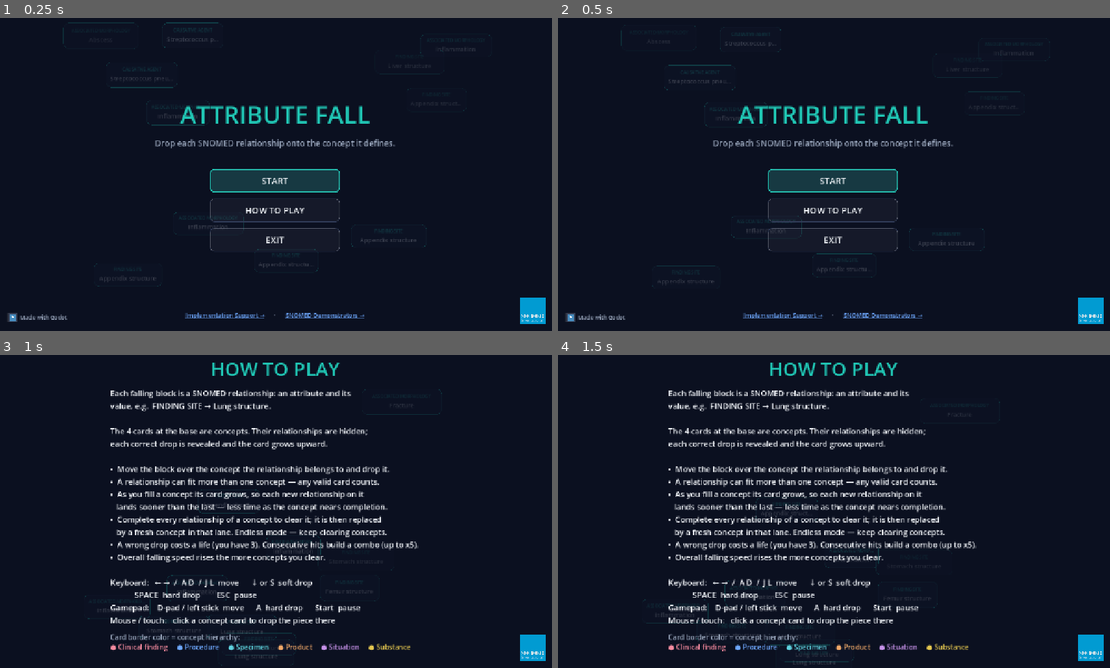
Above: before the commit, frames 1-4 (two rows, left to right).
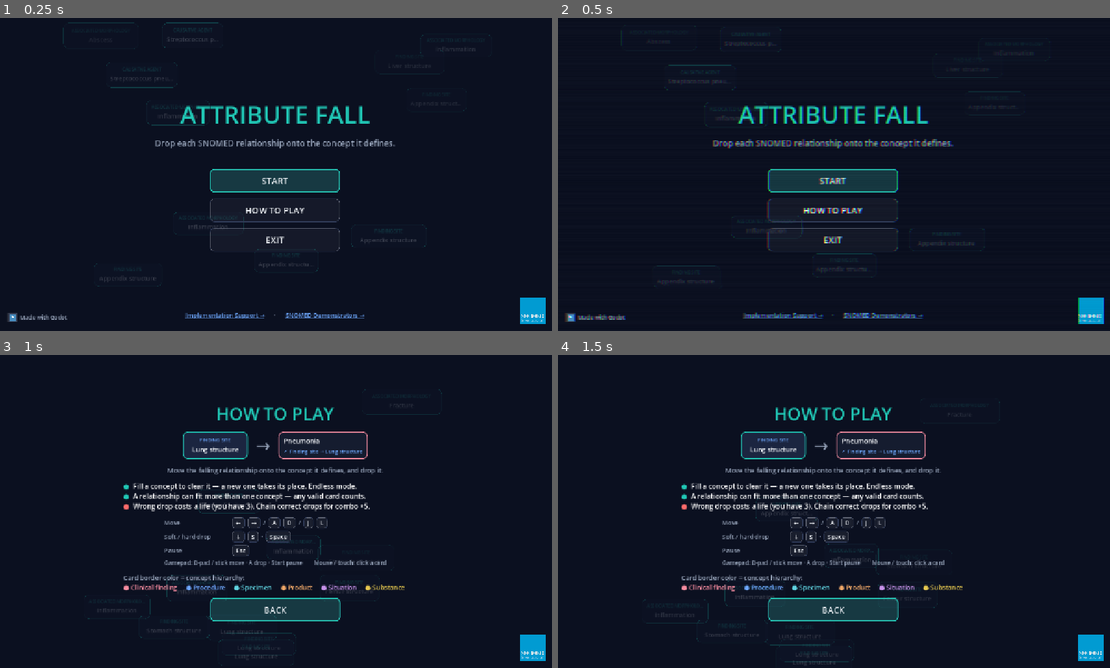
Above: after the commit, the same moments.

Repository: alopezo/attribute-fall
Game: Godot game, scene res://scenes/main.tscn
Two runs of this game, one before a commit and one after it. Both use one fixed random seed, a clock stepped at 60 frames per second and the inputs below. The engine's default icon, where the game draws it, is replaced by a stand-in: a white triangle on a blue panel in a dark square.
Inputs (mouse positions are in pixels of both pictures, inside the frame that each line leads up to):
- Up to frame 1 (0.25 s): no input
- Up to frame 2 (0.5 s): no input
- Up to frame 3 (1 s): click "HOW TO PLAY" at 0.5 s
- Up to frame 4 (1.5 s): move the mouse to (696, 649) at 1.27 s; hold Right (af_right) from 1.28 s (still down); hold Down (af_soft) from 1.28 s (still down); click (696, 649) at 1.42 s

Frame 1 is identical in both runs. In frame 2, 2.5% of the frame differs, in the area x 1-99%, y 2-98%; in frame 3, 14%; in frame 4, 14%, in the area x 19-76%, y 2-95%.

Commit message:
feat/ux: CRT driver, animated game over, graphic How to Play
- CRT overlay: subtle sporadic glitch in menus (prompt on entering a menu) and
  a sharp burst on a wrong drop (shown even mid-game).
- Game over: "GAME OVER" pops in centered, then the menu fades in and pushes it
  up; interaction unlocks after the reveal (covers the anti-reflex lockout).
- How to Play: visual demo (piece -> concept), keycap controls, short bullet
  rules and the hierarchy color legend; replaces the wall of text.

Co-Authored-By: Claude Opus 4.8 <noreply@anthropic.com>

Diff:
--- a/scripts/main.gd
+++ b/scripts/main.gd
@@ -80,6 +80,8 @@
 var howto_panel: Control
 var pause_panel: Control
 var gameover_panel: Control
+var go_title: Label
+var go_reveal: VBoxContainer
 var victory_panel: Control
 var go_stats_label: Label
 var vic_stats_label: Label
@@ -116,8 +118,67 @@
 	sfx = Sfx.new()
 	add_child(sfx)
 	_build_logo()
+	_build_crt()
 	_show_only(start_panel)
 	state = State.START
+
+# Full-screen CRT/glitch overlay (Route A: reads the backbuffer via screen_texture).
+# Subtle, sporadic bursts; menus only (hidden during play).
+var _crt: ColorRect
+var _crt_mat: ShaderMaterial
+var _crt_cooldown := 1.0
+var _crt_was_menu := false
+var _crt_error := false     # true during a wrong-drop glitch burst (shown even in-game)
+func _build_crt() -> void:
+	var sh = load("res://assets/crt_glitch.gdshader")
+	if sh == null:
+		return
+	_crt_mat = ShaderMaterial.new()
+	_crt_mat.shader = sh
+	_crt_mat.set_shader_parameter("intensity", 0.0)
+	_crt = ColorRect.new()
+	_crt.material = _crt_mat
+	_crt.set_anchors_and_offsets_preset(Control.PRESET_FULL_RECT)
+	_crt.mouse_filter = Control.MOUSE_FILTER_IGNORE
+	add_child(_crt)
+
+func _set_crt(v: float) -> void:
+	_crt_mat.set_shader_parameter("intensity", v)
+
+func _crt_tick(delta: float) -> void:
+	if _crt == null:
+		return
+	var in_menu := state != State.PLAYING
+	_crt.visible = in_menu or _crt_error   # error bursts show even during play
+	if in_menu and not _crt_was_menu:
+		_crt_cooldown = randf_range(0.3, 0.8)   # kick in promptly when a menu appears (e.g. game over)
+	_crt_was_menu = in_menu
+	if not in_menu:
+		return
+	_crt_cooldown -= delta
+	if _crt_cooldown <= 0.0:
+		_crt_cooldown = randf_range(1.0, 2.6)
+		_crt_burst()
+
+func _crt_burst() -> void:
+	var peak := randf_range(0.22, 0.42)   # subtle
+	var t := create_tween()
+	t.tween_method(_set_crt, 0.0, peak, 0.04)
+	t.tween_method(_set_crt, peak, peak * 0.35, 0.08)
+	t.tween_method(_set_crt, peak * 0.35, peak * 0.75, 0.05)
+	t.tween_method(_set_crt, peak * 0.75, 0.0, 0.14)
+
+# Sharp glitch on a wrong drop; shown even mid-game.
+func _crt_error_burst() -> void:
+	if _crt == null:
+		return
+	_crt_error = true
+	_crt.visible = true
+	var t := create_tween()
+	t.tween_method(_set_crt, 0.65, 0.25, 0.06)
+	t.tween_method(_set_crt, 0.25, 0.5, 0.05)
+	t.tween_method(_set_crt, 0.5, 0.0, 0.2)
+	t.tween_callback(func(): _crt_error = false)
 
 # SNOMED International badge, pinned bottom-right, above everything.
 func _build_logo() -> void:
@@ -511,26 +572,68 @@
 	# How to play (with subtle falling background)
 	var h := _make_overlay(true)
 	howto_panel = h.root
-	_add_centered_label(h.vb, "HOW TO PLAY", 44, Palette.ACCENT)
-	var body := _make_label(_howto_text(), 18, Palette.TEXT)
-	body.horizontal_alignment = HORIZONTAL_ALIGNMENT_LEFT
-	body.custom_minimum_size = Vector2(760, 0)
-	h.vb.add_child(body)
-
+	_add_centered_label(h.vb, "HOW TO PLAY", 40, Palette.ACCENT)
+
+	# Visual demo: a falling relationship -> the concept it defines.
+	var demo := HBoxContainer.new()
+	demo.add_theme_constant_override("separation", 18)
+	demo.alignment = BoxContainer.ALIGNMENT_CENTER
+	demo.mouse_filter = Control.MOUSE_FILTER_IGNORE
+	demo.add_child(_demo_piece("Finding site", "Lung structure"))
+	var arrow := _make_label("→", 40, Palette.MUTED)
+	arrow.mouse_filter = Control.MOUSE_FILTER_IGNORE
+	demo.add_child(arrow)
+	demo.add_child(_demo_card("Pneumonia"))
+	var demo_row := CenterContainer.new()
+	demo_row.add_child(demo)
+	h.vb.add_child(demo_row)
+
+	_add_centered_label(h.vb, "Move the falling relationship onto the concept it defines, and drop it.", 15, Palette.MUTED)
+
+	# Short rules with colored dots.
+	var rules := RichTextLabel.new()
+	rules.bbcode_enabled = true
+	rules.fit_content = true
+	rules.scroll_active = false
+	rules.focus_mode = Control.FOCUS_NONE
+	rules.mouse_filter = Control.MOUSE_FILTER_IGNORE
+	rules.custom_minimum_size = Vector2(700, 0)
+	rules.add_theme_font_size_override("normal_font_size", 16)
+	var acc := Palette.ACCENT.to_html(false)
+	var bad := Palette.INCORRECT.to_html(false)
+	rules.text = "\n".join([
+		"[color=#%s]●[/color]  Fill a concept to clear it — a new one takes its place. Endless mode." % acc,
+		"[color=#%s]●[/color]  A relationship can fit more than one concept — any valid card counts." % acc,
+		"[color=#%s]●[/color]  Wrong drop costs a life (you have 3). Chain correct drops for combo ×5." % bad,
+	])
+	h.vb.add_child(rules)
+
+	# Controls as keycaps.
+	var cbox := VBoxContainer.new()
+	cbox.add_theme_constant_override("separation", 6)
+	cbox.mouse_filter = Control.MOUSE_FILTER_IGNORE
+	cbox.add_child(_control_row("Move", ["←", "→", "/", "A", "D", "/", "J", "L"]))
+	cbox.add_child(_control_row("Soft / hard drop", ["↓", "S", "·", "Space"]))
+	cbox.add_child(_control_row("Pause", ["Esc"]))
+	var extra := _make_label("Gamepad: D-pad / stick move · A drop · Start pause        Mouse / touch: click a card", 13, Palette.MUTED)
+	extra.mouse_filter = Control.MOUSE_FILTER_IGNORE
+	cbox.add_child(extra)
+	var crow := CenterContainer.new()
+	crow.add_child(cbox)
+	h.vb.add_child(crow)
+
+	# Hierarchy color legend (swatches).
 	var legend := RichTextLabel.new()
 	legend.bbcode_enabled = true
 	legend.fit_content = true
 	legend.scroll_active = false
 	legend.focus_mode = Control.FOCUS_NONE
 	legend.mouse_filter = Control.MOUSE_FILTER_IGNORE
-	legend.custom_minimum_size = Vector2(760, 0)
-	legend.add_theme_font_size_override("normal_font_size", 16)
+	legend.custom_minimum_size = Vector2(700, 0)
+	legend.add_theme_font_size_override("normal_font_size", 15)
 	legend.text = _hier_legend_text()
 	h.vb.add_child(legend)
 
-	var hspacer := Control.new()
-	hspacer.custom_minimum_size = Vector2(0, 10)
-	h.vb.add_child(hspacer)
 	var back_btn := _make_button("BACK", _show_menu, true)
 	var hrow := CenterContainer.new()
 	hrow.add_child(back_btn)
@@ -551,23 +654,28 @@
 		p.vb.add_child(row)
 	_default_focus[pause_panel] = pause_resume
 
-	# Game over
+	# Game over — title first, then a reveal group (stats + buttons) that appears
+	# after a beat and pushes the title up (also covers the anti-reflex lockout).
 	var g := _make_overlay()
 	gameover_panel = g.root
-	_add_centered_label(g.vb, "GAME OVER", 48, Palette.INCORRECT)
-	go_stats_label = _add_centered_label(g.vb, "", 22, Palette.TEXT)
+	go_title = _add_centered_label(g.vb, "GAME OVER", 48, Palette.INCORRECT)
+	go_reveal = VBoxContainer.new()
+	go_reveal.alignment = BoxContainer.ALIGNMENT_CENTER
+	go_reveal.add_theme_constant_override("separation", 14)
+	g.vb.add_child(go_reveal)
+	go_stats_label = _add_centered_label(go_reveal, "", 22, Palette.TEXT)
 	var go_btn := _make_button("TRY AGAIN", restart_round, true)
 	var grow := CenterContainer.new()
 	grow.add_child(go_btn)
-	g.vb.add_child(grow)
+	go_reveal.add_child(grow)
 	var go_review := _make_button("CONCEPTS PLAYED", _show_review, false)
 	var grow_r := CenterContainer.new()
 	grow_r.add_child(go_review)
-	g.vb.add_child(grow_r)
+	go_reveal.add_child(grow_r)
 	var go_menu := _make_button("MAIN MENU", _show_menu, false)
 	var grow2 := CenterContainer.new()
 	grow2.add_child(go_menu)
-	g.vb.add_child(grow2)
+	go_reveal.add_child(grow2)
 	_default_focus[gameover_panel] = go_btn
 	_go_buttons = [go_btn, go_review, go_menu]
 
@@ -606,28 +714,96 @@
 	v.vb.add_child(vrow2)
 	_default_focus[victory_panel] = vic_btn
 
-func _howto_text() -> String:
-	return "\n".join([
-		"Each falling block is a SNOMED relationship: an attribute and its",
-		"value, e.g.  FINDING SITE → Lung structure.",
-		"",
-		"The 4 cards at the base are concepts. Their relationships are hidden;",
-		"each correct drop is revealed and the card grows upward.",
-		"",
-		"•  Move the block over the concept the relationship belongs to and drop it.",
-		"•  A relationship can fit more than one concept — any valid card counts.",
-		"•  As you fill a concept its card grows, so each new relationship on it",
-		"   lands sooner than the last — less time as the concept nears completion.",
-		"•  Complete every relationship of a concept to clear it; it is then replaced",
-		"   by a fresh concept in that lane. Endless mode — keep clearing concepts.",
-		"•  A wrong drop costs a life (you have 3). Consecutive hits build a combo (up to x5).",
-		"•  Overall falling speed rises the more concepts you clear.",
-		"",
-		"Keyboard:   ← →  /  A D  /  J L  move      ↓ or S  soft drop",
-		"            SPACE  hard drop        ESC  pause",
-		"Gamepad:    D-pad / left stick  move      A  hard drop      Start  pause",
-		"Mouse / touch:   click a concept card to drop the piece there",
-	])
+# ----- How-to-play visual helpers -----
+func _keycap(txt: String) -> Control:
+	var p := PanelContainer.new()
+	p.mouse_filter = Control.MOUSE_FILTER_IGNORE
+	var st := StyleBoxFlat.new()
+	st.bg_color = Color(1, 1, 1, 0.06)
+	st.set_border_width_all(1)
+	st.border_color = Palette.CARD_BORDER
+	st.set_corner_radius_all(6)
+	st.content_margin_left = 9
+	st.content_margin_right = 9
+	st.content_margin_top = 3
+	st.content_margin_bottom = 3
+	p.add_theme_stylebox_override("panel", st)
+	var l := _make_label(txt, 14, Palette.TEXT)
+	l.mouse_filter = Control.MOUSE_FILTER_IGNORE
+	p.add_child(l)
+	return p
+
+func _control_row(caption: String, items: Array) -> HBoxContainer:
+	var h := HBoxContainer.new()
+	h.add_theme_constant_override("separation", 6)
+	h.mouse_filter = Control.MOUSE_FILTER_IGNORE
+	var c := _make_label(caption, 14, Palette.MUTED)
+	c.custom_minimum_size = Vector2(150, 0)
+	c.mouse_filter = Control.MOUSE_FILTER_IGNORE
+	h.add_child(c)
+	for it in items:
+		if it == "/" or it == "·":
+			var sep := _make_label(it, 14, Palette.MUTED)
+			sep.mouse_filter = Control.MOUSE_FILTER_IGNORE
+			h.add_child(sep)
+		else:
+			h.add_child(_keycap(it))
+	return h
+
+func _demo_piece(attr: String, val: String) -> Control:
+	var p := PanelContainer.new()
+	p.mouse_filter = Control.MOUSE_FILTER_IGNORE
+	p.custom_minimum_size = Vector2(150, 0)
+	var st := StyleBoxFlat.new()
+	st.bg_color = Palette.PIECE_BG
+	st.set_border_width_all(2)
+	st.border_color = Palette.ACCENT
+	st.set_corner_radius_all(12)
+	st.content_margin_left = 12
+	st.content_margin_right = 12
+	st.content_margin_top = 8
+	st.content_margin_bottom = 8
+	p.add_theme_stylebox_override("panel", st)
+	var vb := VBoxContainer.new()
+	vb.alignment = BoxContainer.ALIGNMENT_CENTER
+	vb.add_theme_constant_override("separation", 2)
+	vb.mouse_filter = Control.MOUSE_FILTER_IGNORE
+	p.add_child(vb)
+	var a := _make_label(attr.to_upper(), 11, Palette.attr_color(attr))
+	a.horizontal_alignment = HORIZONTAL_ALIGNMENT_CENTER
+	a.mouse_filter = Control.MOUSE_FILTER_IGNORE
+	vb.add_child(a)
+	var v := _make_label(val, 15, Palette.TEXT)
+	v.horizontal_alignment = HORIZONTAL_ALIGNMENT_CENTER
+	v.mouse_filter = Control.MOUSE_FILTER_IGNORE
+	vb.add_child(v)
+	return p
+
+func _demo_card(cname: String) -> Control:
+	var p := PanelContainer.new()
+	p.mouse_filter = Control.MOUSE_FILTER_IGNORE
+	p.custom_minimum_size = Vector2(180, 0)
+	var st := StyleBoxFlat.new()
+	st.bg_color = Palette.CARD_BG
+	st.set_border_width_all(2)
+	st.border_color = Palette.hier_color("finding")
+	st.set_corner_radius_all(12)
+	st.content_margin_left = 12
+	st.content_margin_right = 12
+	st.content_margin_top = 10
+	st.content_margin_bottom = 10
+	p.add_theme_stylebox_override("panel", st)
+	var vb := VBoxContainer.new()
+	vb.add_theme_constant_override("separation", 5)
+	vb.mouse_filter = Control.MOUSE_FILTER_IGNORE
+	p.add_child(vb)
+	var n := _make_label(cname, 15, Palette.TEXT)
+	n.mouse_filter = Control.MOUSE_FILTER_IGNORE
+	vb.add_child(n)
+	var row := _make_label("✓ Finding site → Lung structure", 12, Palette.attr_color("Finding site"))
+	row.mouse_filter = Control.MOUSE_FILTER_IGNORE
+	vb.add_child(row)
+	return p
 
 func _hier_legend_text() -> String:
 	var cats := [
@@ -773,14 +949,36 @@
 	current_piece = null
 	sfx.sfx_game_over()
 	go_stats_label.text = "Concepts completed: %d\nScore: %d\nBest combo: x%d" % [concepts_completed, score, maxi(best_combo, 1)]
-	# Brief lockout so reflex taps on game controls don't immediately restart/close.
+
+	# Lock input while the sequence plays (also stops reflex taps from restarting).
 	_input_guard = true
 	for b in _go_buttons:
 		b.disabled = true
+
+	# Phase A: only "GAME OVER", centered, with a pop.
+	go_reveal.visible = false
+	go_title.modulate.a = 0.0
 	_show_only(gameover_panel)
-	get_tree().create_timer(2.0).timeout.connect(_end_game_over_guard)
-
-func _end_game_over_guard() -> void:
+	await get_tree().process_frame   # let layout compute the title size
+	go_title.pivot_offset = go_title.size / 2.0
+	go_title.scale = Vector2(0.6, 0.6)
+	var t := create_tween()
+	t.set_parallel(true)
+	t.tween_property(go_title, "scale", Vector2.ONE, 0.35).set_trans(Tween.TRANS_BACK).set_ease(Tween.EASE_OUT)
+	t.tween_property(go_title, "modulate:a", 1.0, 0.25)
+	await _delay(1.1)
+
+	if state != State.GAMEOVER:
+		return   # player left somehow
+
+	# Phase B: reveal the menu (container recenters -> title moves up), fade it in.
+	go_reveal.modulate.a = 0.0
+	go_reveal.visible = true
+	var t2 := create_tween()
+	t2.tween_property(go_reveal, "modulate:a", 1.0, 0.3)
+	await _delay(0.35)
+
+	# Phase C: enable interaction.
 	_input_guard = false
 	for b in _go_buttons:
 		b.disabled = false
@@ -842,6 +1040,7 @@
 
 # ----- input & falling -----
 func _process(delta: float) -> void:
+	_crt_tick(delta)
 	if state != State.PLAYING or current_piece == null or input_locked:
 		return
 	var speed := current_fall_speed
@@ -979,6 +1178,7 @@
 		lane_cards[lane].flash_wrong()
 		_show_message("Not part of this concept", Palette.INCORRECT)
 		_highlight_valid_targets(piece)
+		_crt_error_burst()
 		sfx.sfx_wrong()
 		piece.animate_fail()
 		if lives <= 0:
